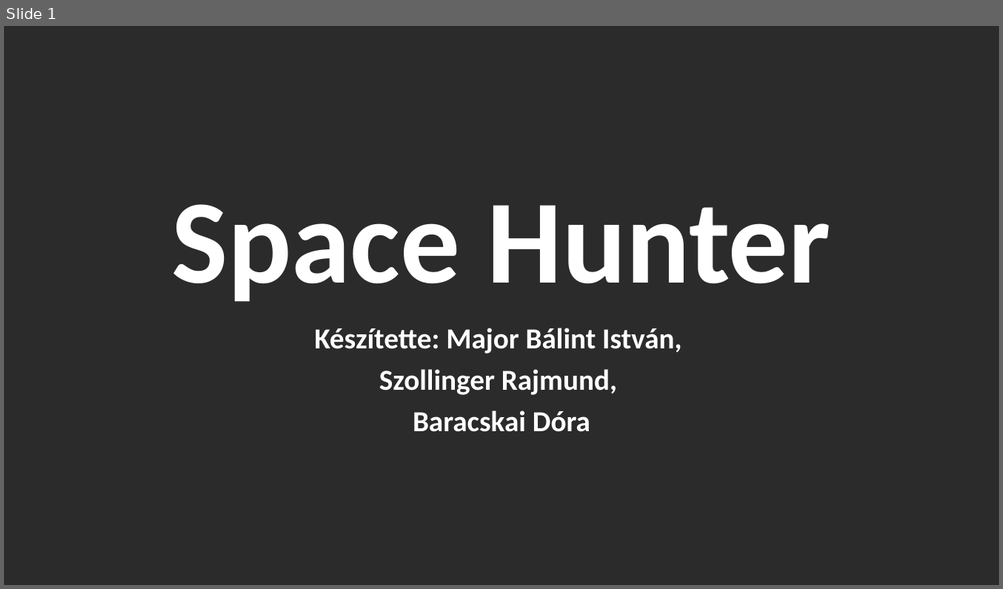
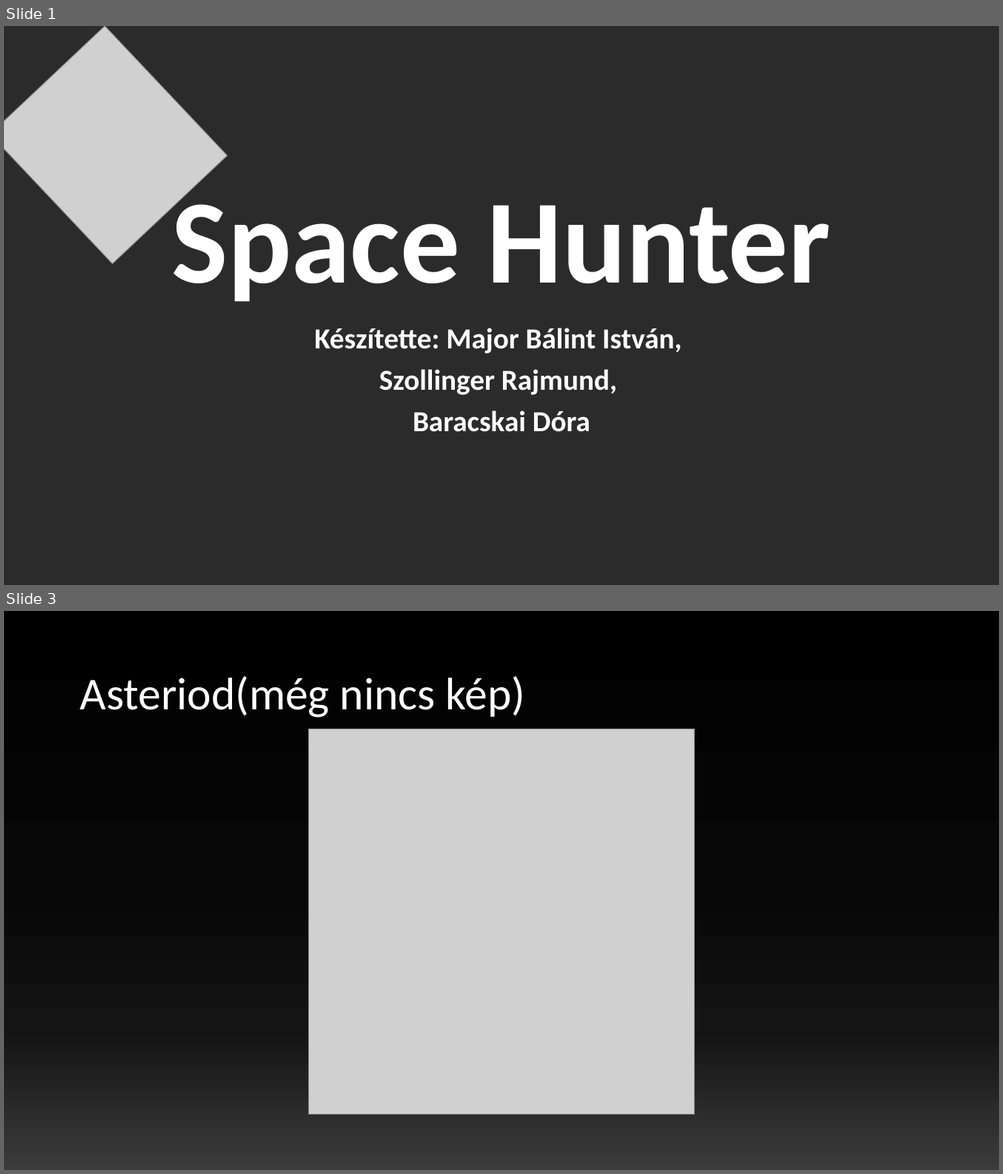
Before and after one commit to szollingerrajmund/SpaceHunter, a slide deck: PPT/Space Hunter.pptx. Shown one above the other, each under a label of ours: slide 1 before the commit, slides 1 and 3 after it; the slides between them are not shown. The pictures are 1003x589 and 1003x1174 pixels, drawn with LibreOffice and Linux fonts; fonts in the diff are those of the drawing; grey boxes stand for pictures; background and template pictures are left out; a plain dark background stands for a picture behind light text. Boxes give left, top, right and bottom in pixels: in the first picture for what was removed or moved away, otherwise in the second. Text is boxed around its words. In the diff, an @@ line names an element or a change of style, - is before the commit and + after.

```diff
--- a/PPT/Space Hunter.pptx
+++ b/PPT/Space Hunter.pptx
@@ slide 3 added at (x1=4, y1=611, x2=999, y2=1170), background gradient #000000 to #080808 to #141414 to #3B3B3B @@
@@ title added at (x1=79, y1=676, x2=526, y2=718), 44 pt, text #FFFFFF @@
+Asteriod(még nincs kép)
@@ picture added at (x1=308, y1=729, x2=694, y2=1116) @@
@@ slide 1 changed as well @@
@@ picture added at (x1=4, y1=26, x2=227, y2=264) @@
```
Also in this commit, not shown: 7 other slides added, 1 slide removed, 2 other files.
